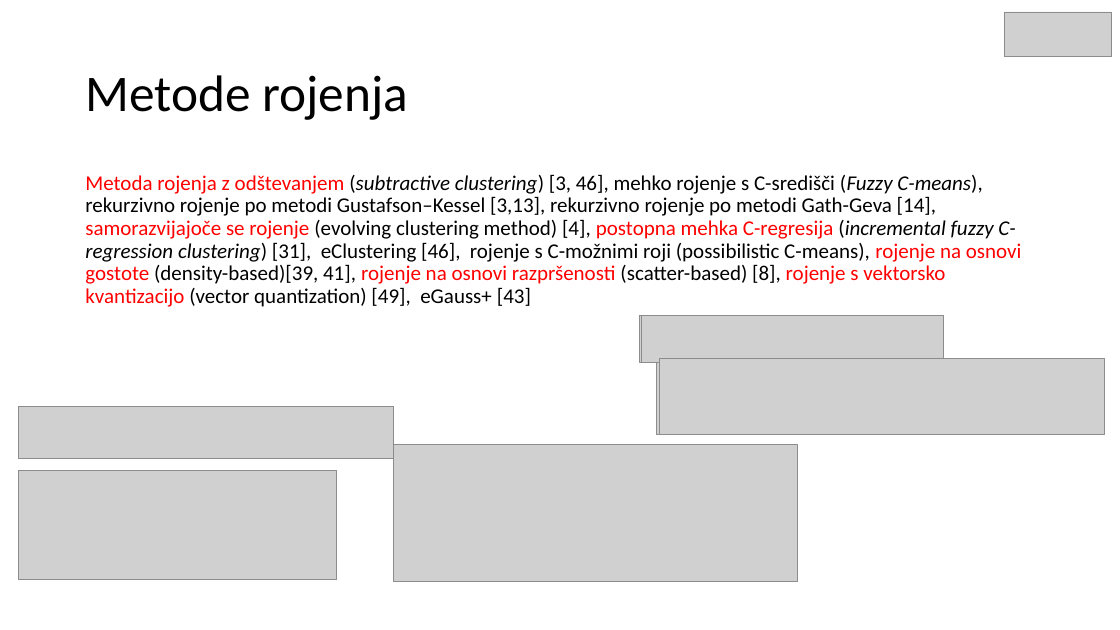
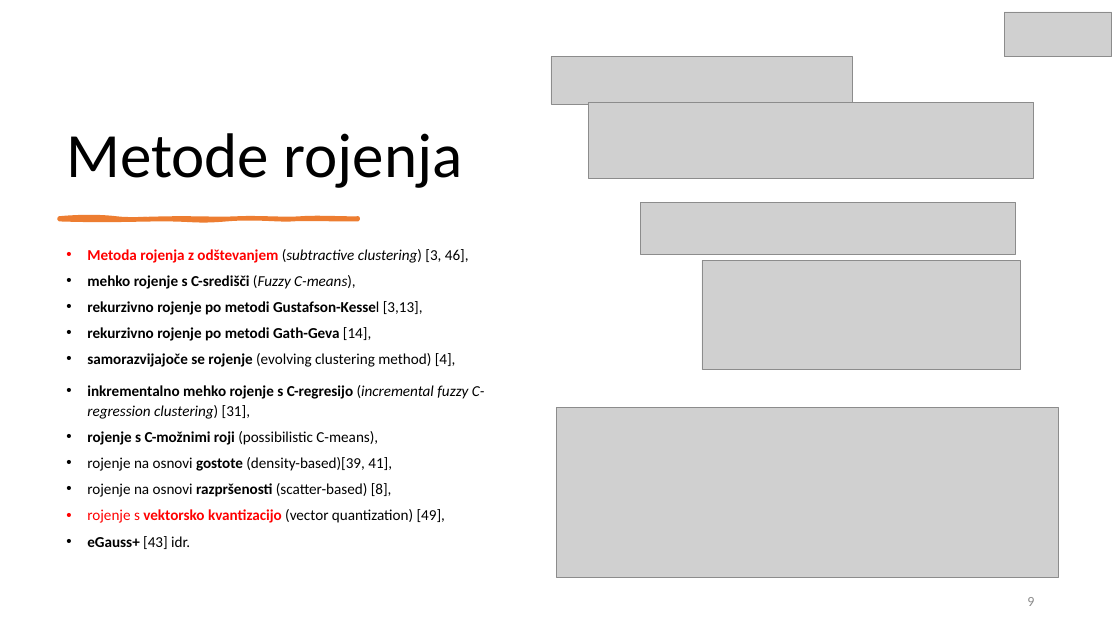
Before and after one commit to mihaozbot/Seminarska-1, a slide deck: slide 9 of Samo razvijajoci se sistemi_v3.pptx (slide 8 before the commit). Drawn at 1120x630 pixels with LibreOffice and Linux fonts; fonts in the diff are those of the drawing; grey boxes stand for pictures. Boxes give left, top, right and bottom in pixels: in the first picture for what was removed or moved away, otherwise in the second. Text is boxed around its words. In the diff, an @@ line names an element or a change of style, - is before the commit and + after.

```diff
--- a/Samo razvijajoci se sistemi_v3.pptx
+++ b/Samo razvijajoci se sistemi_v3.pptx
@@ title "Metode rojenja": place and size @@
-title "Metode rojenja" at (85,75,408,120)
+title "Metode rojenja" at (66,133,462,188)
@@ title "Metode rojenja" at (66,133,462,188): size 44 to 54 pt; vertical alignment middle to bottom @@
@@ picture: place and size @@
-picture at (639,315,941,362)
+picture at (551,57,853,104)
@@ picture: place and size @@
-picture at (656,359,1102,435)
+picture at (589,103,1034,179)
@@ picture: place and size @@
-picture at (18,407,394,458)
+picture at (640,202,1016,254)
@@ freeform shape added at (59,218,358,220), fill #ED7D31, outline #ED7D31 3 pt @@
@@ text at (87,249,485,549): text changed; size 18 to 12.9 pt @@
-Metoda rojenja z odštevanjem (subtractive clustering) [3, 46], mehko rojenje s C-središči (Fuzzy C-means), rekurzivno rojenje po metodi Gustafson–Kessel [3,13], rekurzivno rojenje po metodi Gath-Geva [14], samorazvijajoče se rojenje (evolving clustering method) [4], postopna mehka C-regresija (incremental fuzzy C-regression clustering) [31], eClustering [46], rojenje s C-možnimi roji (possibilistic C-means), rojenje na osnovi gostote (density-based)[39, 41], rojenje na osnovi razpršenosti (scatter-based) [8], rojenje s vektorsko kvantizacijo (vector quantization) [49], eGauss+ [43]
+• Metoda rojenja z odštevanjem (subtractive clustering) [3, 46],
+• mehko rojenje s C-središči (Fuzzy C-means),
+• rekurzivno rojenje po metodi Gustafson-Kessel [3,13],
+• rekurzivno rojenje po metodi Gath-Geva [14],
+• samorazvijajoče se rojenje (evolving clustering method) [4],
+• inkrementalno mehko rojenje s C-regresijo (incremental fuzzy C-regression clustering) [31],
+• rojenje s C-možnimi roji (possibilistic C-means),
+• rojenje na osnovi gostote (density-based)[39, 41],
+• rojenje na osnovi razpršenosti (scatter-based) [8],
+• rojenje s vektorsko kvantizacijo (vector quantization) [49],
+• eGauss+ [43] idr.
@@ picture: place and size @@
-picture at (18,471,337,580)
+picture at (702,260,1021,370)
@@ picture removed at (642,316,944,363) @@
@@ picture removed at (659,359,1104,435) @@
@@ picture: place and size @@
-picture at (394,444,797,581)
+picture at (557,408,1059,578)
@@ page number added at (1027,597,1034,606), 12 pt, text #8C8C8C @@
+9
```
Also in this commit, not shown: 16 other slides changed, 4 slides added, 1 slide removed, 21 other files.
